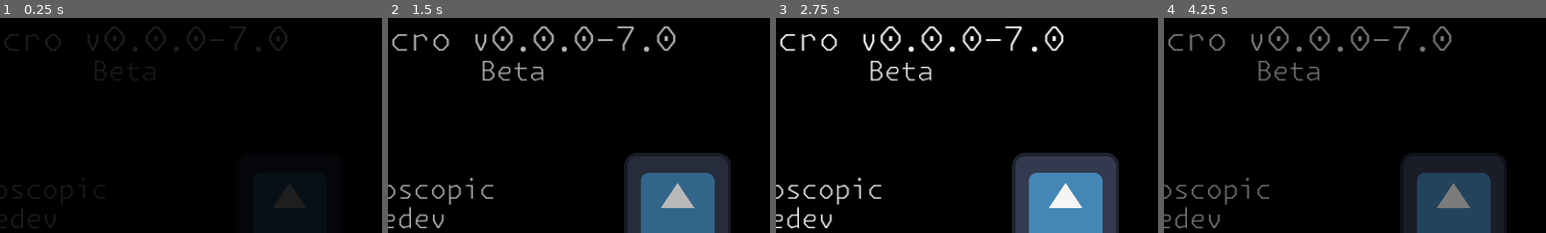
Above: before the commit, frames 1-4 (left to right).
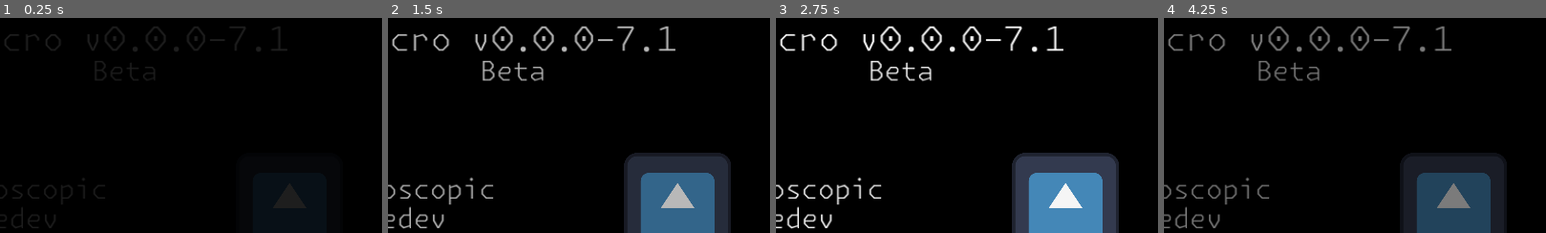
Above: after the commit, the same moments.

Repository: mesoscopic/micro
Game: Godot game, scene res://Main.tscn
The game is run twice, just before and just after one commit, with the same random seed, the same clock (stepped at 60 frames per second) and the same inputs. The engine's default icon, where the game draws it, is replaced by a stand-in: a white triangle on a blue panel in a dark square.
Inputs (mouse positions are % of the whole screen's width and height, from its top left):
- Up to frame 1 (0.25 s): no input
- Up to frame 2 (1.5 s): move the mouse to (72, 45) at 0.52 s; hold D (move_right) 0.53-1.28 s; right-click (72, 45) at 0.6 s; move the mouse to (30, 55) at 1.27 s; hold S (move_down) from 1.28 s (still down); click (30, 55) at 1.35 s
- Up to frame 3 (2.75 s): move the mouse to (60, 28) at 2.02 s; release S (move_down) at 2.03 s; hold D (move_right) from 2.03 s (still down); right-click (60, 28) at 2.1 s
- Up to frame 4 (4.25 s): tap Enter at 2.75 s; move the mouse to (45, 70) at 2.77 s; release D (move_right) at 2.78 s; hold W (move_up) 2.78-3.53 s; click (45, 70) at 2.85 s; tap Space at 3.5 s; move the mouse to (80, 65) at 3.52 s; hold A (move_left) from 3.53 s (still down); right-click (80, 65) at 3.6 s
The pictures show only the part of the screen within x 34-84%, y 6-56%; the shares and areas given below are measured in that part.

The runs differ from the first frame. In frame 1, less than 0.1% of the frame differs, in the area x 70-76%, y 4-16%; in frame 2, 0.3%; in frame 3, 0.3%, in the area x 70-76%, y 3-16%; in frame 4, 0.3%.

Commit message:
dimmed spore particles

Diff:
--- a/godot/project.godot
+++ b/godot/project.godot
@@ -11,7 +11,7 @@
 [application]
 
 config/name="Micro"
-config/version="v0.0.0-7.0"
+config/version="v0.0.0-7.1"
 run/main_scene="res://Main.tscn"
 config/features=PackedStringArray("4.3", "GL Compatibility")
 boot_splash/bg_color=Color(0, 0, 0, 1)
--- a/godot/scenes/Camera.tscn
+++ b/godot/scenes/Camera.tscn
@@ -30,7 +30,7 @@
 gravity = Vector3(0, 0, 0)
 scale_max = 3.0
 scale_curve = SubResource("CurveTexture_fis63")
-color = Color(0.466667, 0.466667, 0.466667, 1)
+color = Color(0.282353, 0.282353, 0.282353, 1)
 alpha_curve = SubResource("CurveTexture_rqo8m")
 
 [node name="Camera" type="Camera2D"]
--- a/godot/scenes/World.tscn
+++ b/godot/scenes/World.tscn
@@ -31,7 +31,7 @@
 radial_accel_max = 25.0
 scale_max = 3.0
 scale_curve = SubResource("CurveTexture_7rexb")
-color = Color(0.466667, 0.466667, 0.466667, 1)
+color = Color(0.282353, 0.282353, 0.282353, 1)
 alpha_curve = SubResource("CurveTexture_wpbas")
 
 [sub_resource type="ShaderMaterial" id="ShaderMaterial_0ir6e"]
Not shown, changed: build/browser/index.pck
Not shown, changed: build/linux/micro.zip
Not shown, changed: build/windows/micro.zip
